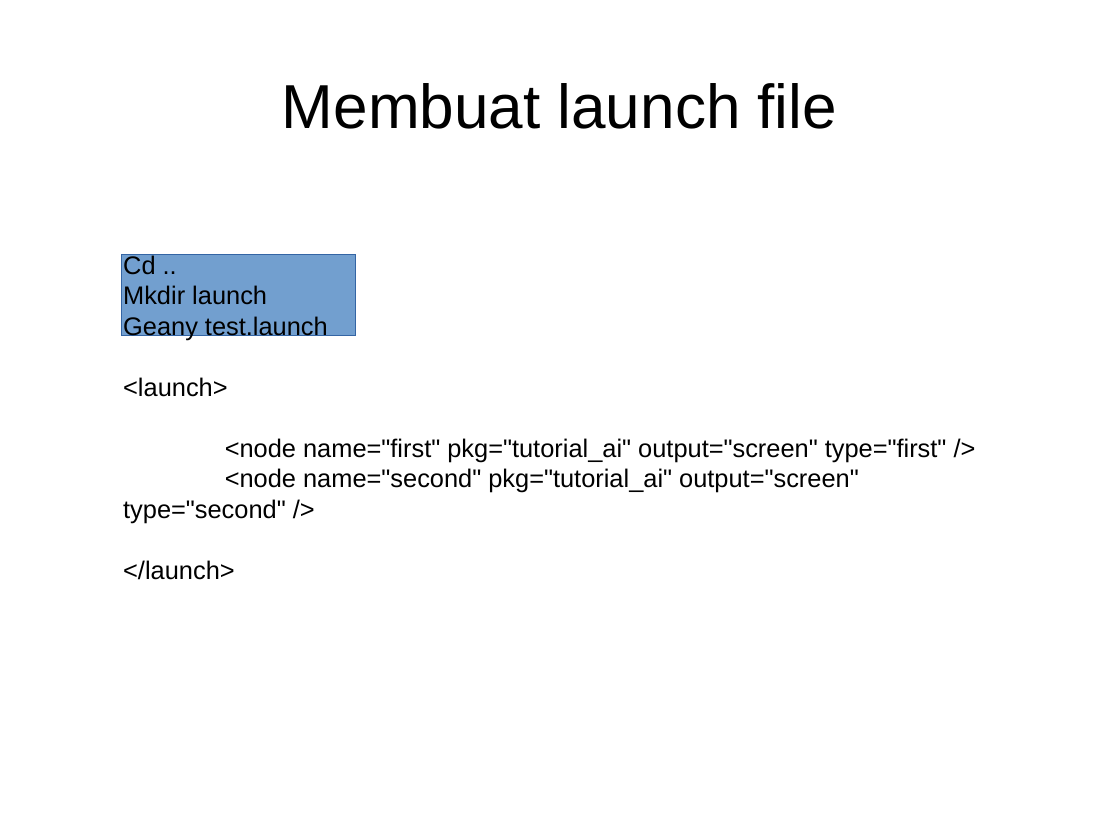
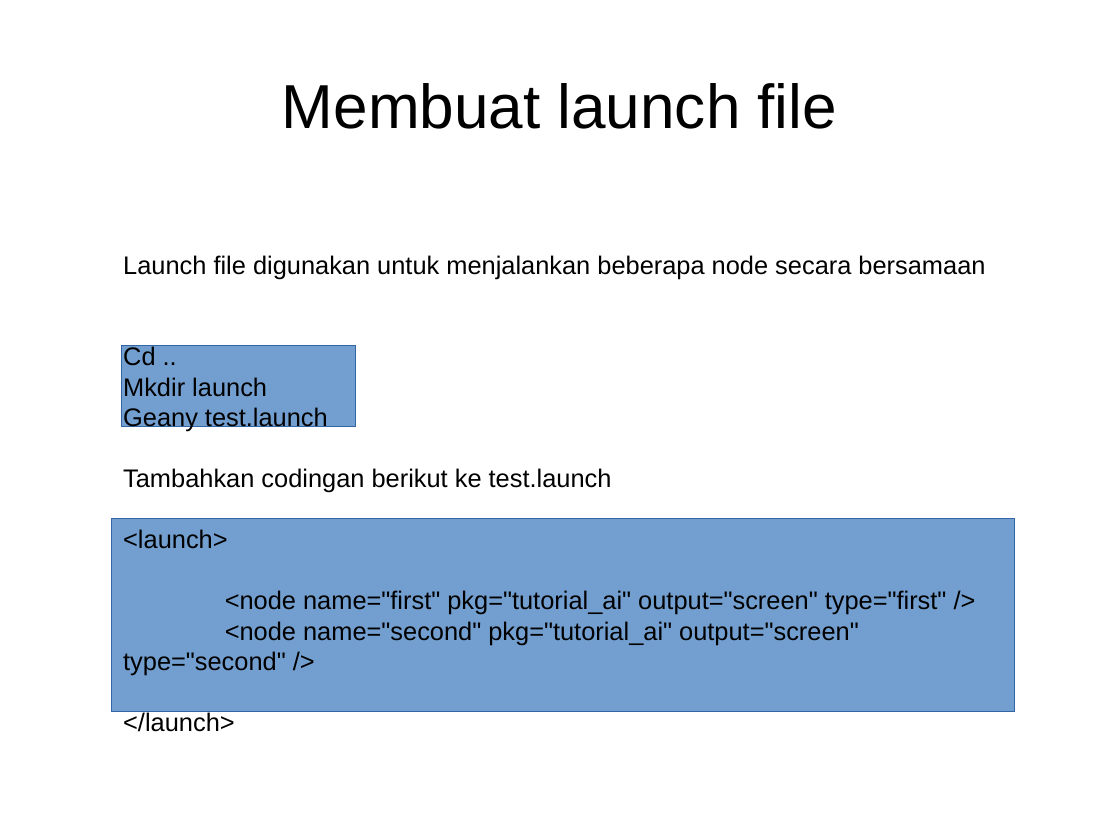
Before and after one commit to lp02781/pelatihan_ros, a slide deck: slide 6 of pelatihan_ros_2.pptx. Drawn at 1120x840 pixels with LibreOffice and Linux fonts; fonts in the diff are those of the drawing. Boxes give left, top, right and bottom in pixels: in the first picture for what was removed or moved away, otherwise in the second. Text is boxed around its words. In the diff, an @@ line names an element or a change of style, - is before the commit and + after.

```diff
--- a/pelatihan_ros_2.pptx
+++ b/pelatihan_ros_2.pptx
@@ text at box(123, 255, 985, 279): paragraph added @@
+Launch file digunakan untuk menjalankan beberapa node secara bersamaan
@@ rectangle: place and size @@
-rectangle at box(122, 254, 356, 335)
+rectangle at box(122, 346, 356, 427)
@@ text at box(123, 468, 612, 493): paragraph added @@
+Tambahkan codingan berikut ke test.launch
@@ rectangle added at box(112, 518, 1015, 711), fill #729FCF, outline #3465A4 0.75 pt @@
```
Also in this commit, not shown: 1 other slide changed, 2 slides added.
